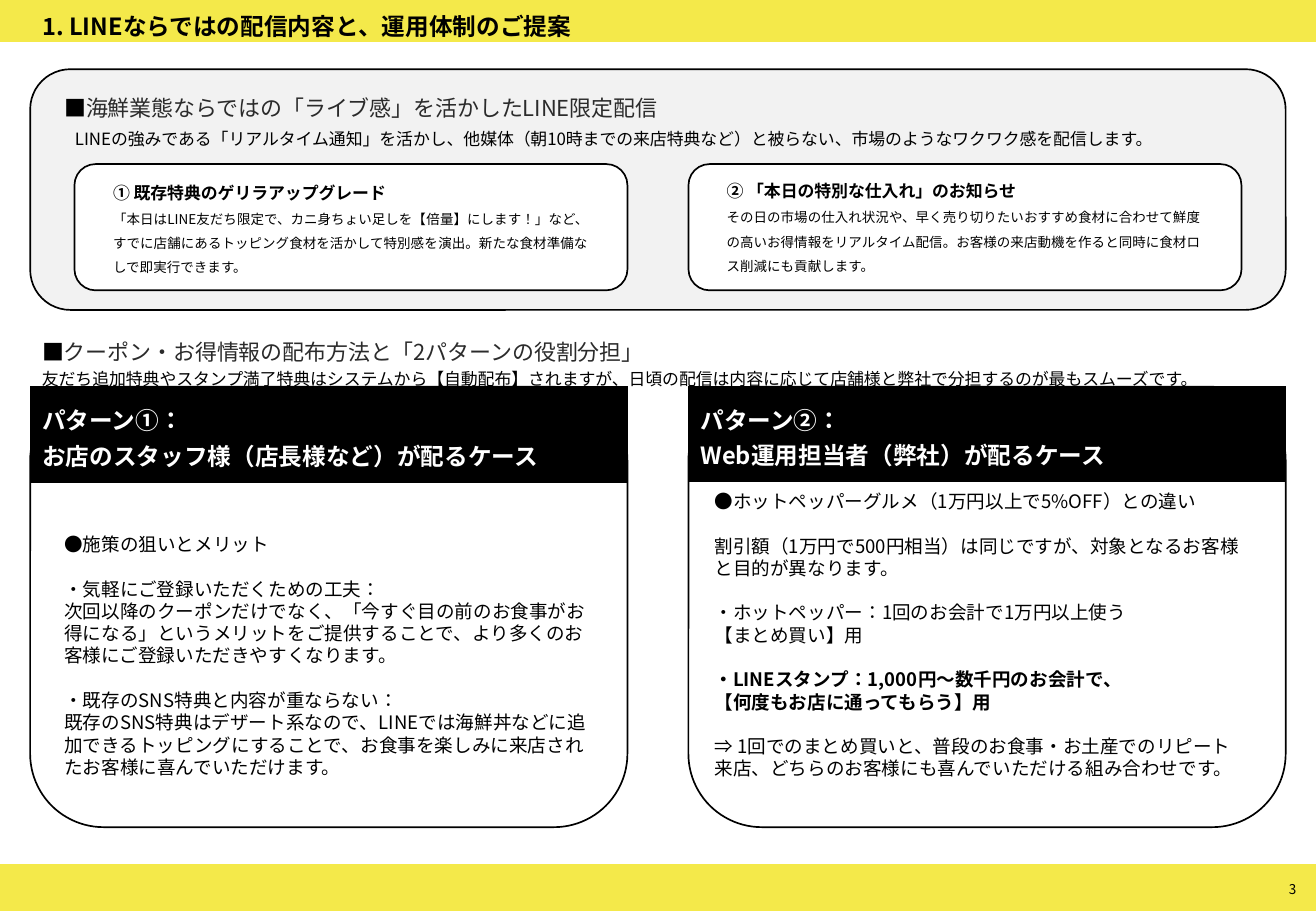
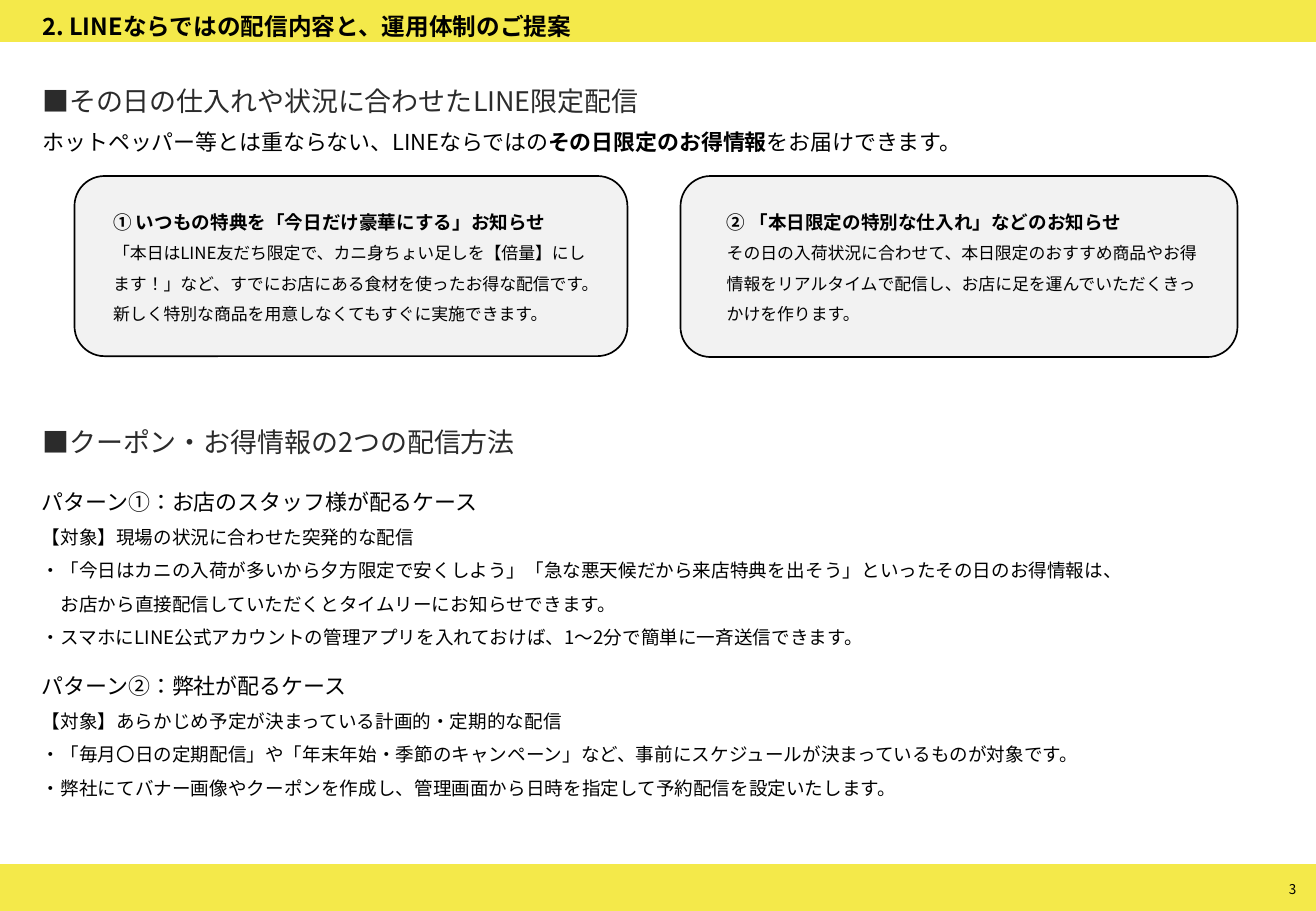
Before and after one commit to erika1427/file, a slide deck: slide 3 of 蟹工船様LINE公式アカウント提案.pptx. Drawn at 1316x911 pixels with LibreOffice and Linux fonts; fonts in the diff are those of the drawing; background and template pictures are left out. Boxes give left, top, right and bottom in pixels: in the first picture for what was removed or moved away, otherwise in the second. Text is boxed around its words. In the diff, an @@ line names an element or a change of style, - is before the commit and + after.

```diff
--- a/蟹工船様LINE公式アカウント提案.pptx
+++ b/蟹工船様LINE公式アカウント提案.pptx
@@ text at [42,14,571,38]: text changed @@
-1. LINEならではの配信内容と、運用体制のご提案
+2. LINEならではの配信内容と、運用体制のご提案
@@ rounded rectangle removed at [30,69,1287,310] @@
@@ text at [42,88,638,113]: text changed; size 13 to 16 pt @@
-■海鮮業態ならではの「ライブ感」を活かしたLINE限定配信
+■その日の仕入れや状況に合わせたLINE限定配信
@@ text at [43,131,962,152]: text changed; size 10 to 13 pt @@
-LINEの強みである「リアルタイム通知」を活かし、他媒体（朝10時までの来店特典など）と被らない、市場のようなワクワク感を配信します。
+ホットペッパー等とは重ならない、LINEならではのその日限定のお得情報をお届けできます。
@@ rounded rectangle: place and size @@
-rounded rectangle at [74,164,627,290]
+rounded rectangle at [74,176,627,356]
@@ rounded rectangle at [74,176,627,356]: fill #FFFFFF to #F2F2F2 @@
@@ rounded rectangle at [680,176,1238,357]: fill #FFFFFF to #F2F2F2 @@
@@ rounded rectangle: place and size @@
-rounded rectangle at [689,164,1242,290]
+rounded rectangle at [680,176,1238,357]
@@ text at [113,213,598,322]: text changed; size 8 to 10 pt @@
-① 既存特典のゲリラアップグレード
-「本日はLINE友だち限定で、カニ身ちょい足しを【倍量】にします！」など、すでに店舗にあるトッピング食材を活かして特別感を演出。新たな食材準備なしで即実行できます。
+① いつもの特典を「今日だけ豪華にする」お知らせ
+「本日はLINE友だち限定で、カニ身ちょい足しを【倍量】にします！」など、すでにお店にある食材を使ったお得な配信です。新しく特別な商品を用意しなくてもすぐに実施できます。
@@ text at [727,213,1197,322]: text changed; size 8 to 10 pt @@
-② 「本日の特別な仕入れ」のお知らせ
-その日の市場の仕入れ状況や、早く売り切りたいおすすめ食材に合わせて鮮度の高いお得情報をリアルタイム配信。お客様の来店動機を作ると同時に食材ロス削減にも貢献します。
+② 「本日限定の特別な仕入れ」などのお知らせ
+その日の入荷状況に合わせて、本日限定のおすすめ商品やお得情報をリアルタイムで配信し、お店に足を運んでいただくきっかけを作ります。
@@ rounded rectangle removed at [30,386,628,828] @@
@@ rectangle removed at [30,386,628,482] @@
-パターン①：
-お店のスタッフ様（店長様など）が配るケース
@@ text removed at [42,370,1198,390] @@
-友だち追加特典やスタンプ満了特典はシステムから【自動配布】されますが、日頃の配信は内容に応じて店舗様と弊社で分担するのが最もスムーズです。
@@ rounded rectangle removed at [689,386,1287,828] @@
@@ rectangle removed at [689,386,1287,482] @@
-パターン②：
-Web運用担当者（弊社）が配るケース
@@ text at [42,429,515,454]: text changed; size 13 to 16 pt @@
-■クーポン・お得情報の配布方法と「2パターンの役割分担」
+■クーポン・お得情報の2つの配信方法
@@ text added at [42,491,1122,646], 11 pt, text #000000 @@
+パターン①：お店のスタッフ様が配るケース
+【対象】現場の状況に合わせた突発的な配信
+・「今日はカニの入荷が多いから夕方限定で安くしよう」「急な悪天候だから来店特典を出そう」といったその日のお得情報は、
+お店から直接配信していただくとタイムリーにお知らせできます。
+・スマホにLINE公式アカウントの管理アプリを入れておけば、1〜2分で簡単に一斉送信できます。
@@ text removed at [714,492,1238,777] @@
-●ホットペッパーグルメ（1万円以上で5%OFF）との違い
-割引額（1万円で500円相当）は同じですが、対象となるお客様と目的が異なります。
-・ホットペッパー：1回のお会計で1万円以上使う
-【まとめ買い】用
-・LINEスタンプ：1,000円〜数千円のお会計で、
-【何度もお店に通ってもらう】用
-⇒ 1回でのまとめ買いと、普段のお食事・お土産でのリピート来店、どちらのお客様にも喜んでいただける組み合わせです。
@@ text removed at [64,535,586,776] @@
-●施策の狙いとメリット
-・気軽にご登録いただくための工夫：
-次回以降のクーポンだけでなく、「今すぐ目の前のお食事がお得になる」というメリットをご提供することで、より多くのお客様にご登録いただきやすくなります。
-・既存のSNS特典と内容が重ならない：
-既存のSNS特典はデザート系なので、LINEでは海鮮丼などに追加できるトッピングにすることで、お食事を楽しみに来店されたお客様に喜んでいただけます。
@@ text added at [42,675,1078,797], 11 pt, text #000000 @@
+パターン②：弊社が配るケース
+【対象】あらかじめ予定が決まっている計画的・定期的な配信
+・「毎月〇日の定期配信」や「年末年始・季節のキャンペーン」など、事前にスケジュールが決まっているものが対象です。
+・弊社にてバナー画像やクーポンを作成し、管理画面から日時を指定して予約配信を設定いたします。
```
Also in this commit, not shown: 2 other slides changed, 2 slides added, 2 slides removed.
